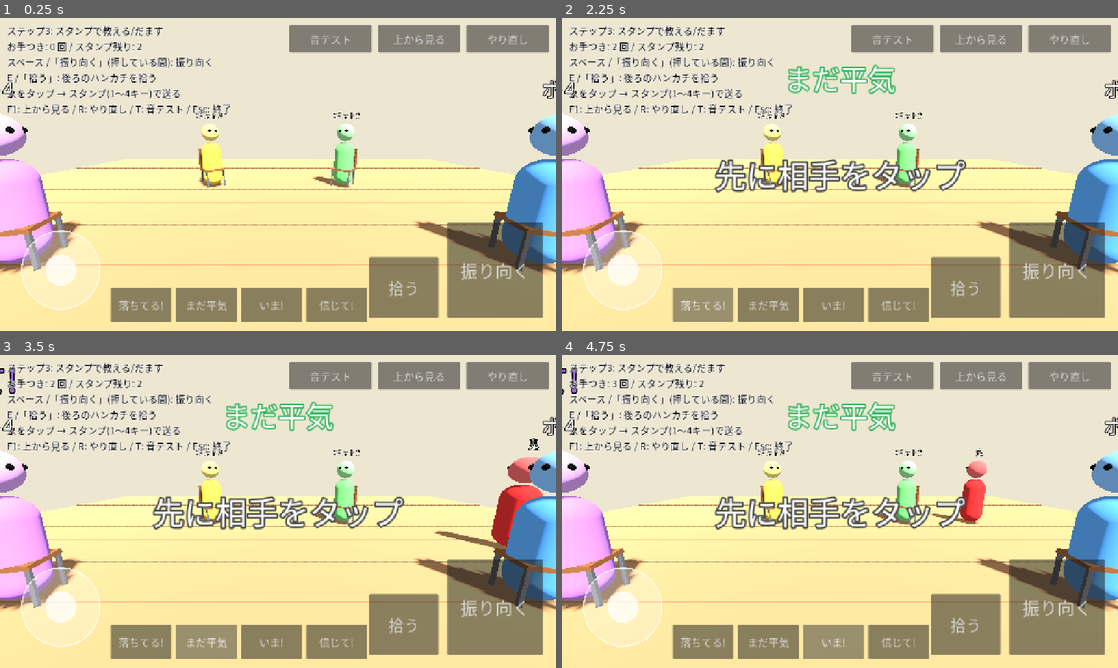
Above: before the commit, frames 1-4 (two rows, left to right).
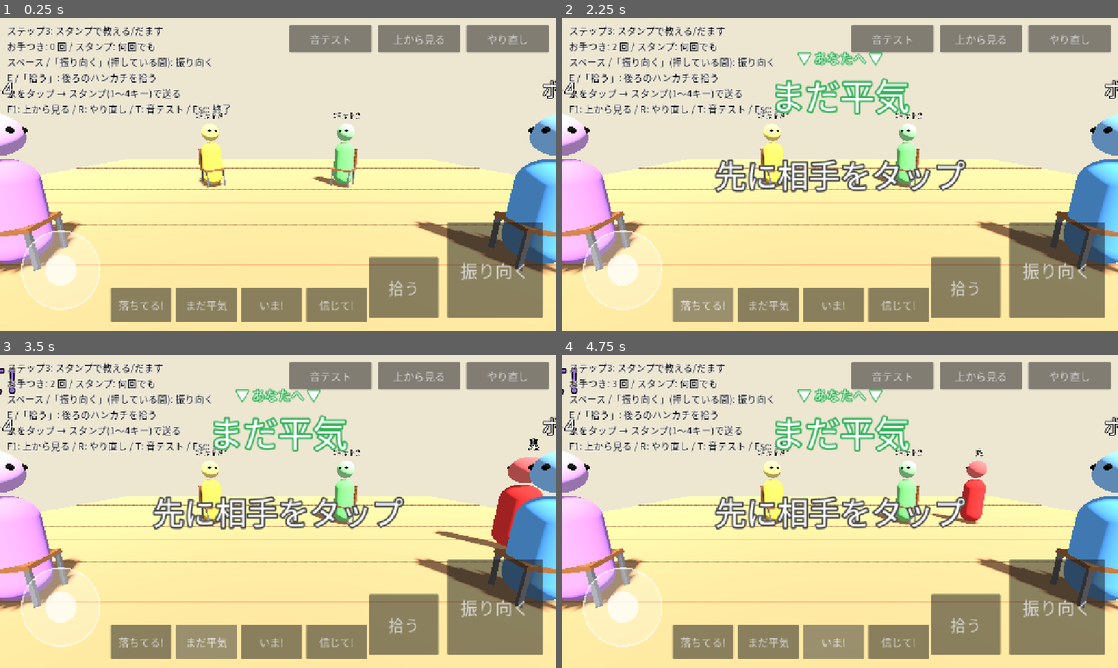
Above: after the commit, the same moments.

Repository: LisaYuumi/ushiro-micha-dame
Game: Godot game, scene res://scenes/main.tscn
Same seed, same stepped clock (60 frames per second), same inputs: the game is played once before the commit and once after it.
Inputs (mouse positions are in pixels of both pictures, inside the frame that each line leads up to):
- Up to frame 1 (0.25 s): no input
- Up to frame 2 (2.25 s): click "振り向く" at 0.5 s; click "拾う" at 1.25 s; click "落ちてる!" at 2 s
- Up to frame 3 (3.5 s): click "まだ平気" at 2.75 s
- Up to frame 4 (4.75 s): move the mouse to (962, 495) at 3.52 s; hold D (move_right) 3.53-4.25 s; hold Space (look_back) 3.53-4.25 s; click (962, 495) at 3.67 s; click "いま!" at 4.25 s

The runs differ from the first frame. In frame 1, 0.1% of the frame differs, in the area x 20-28%, y 7-11%; in frame 2, 2.9%, in the area x 20-63%, y 7-32%; in frame 3, 2.9%; in frame 4, 2.9%.

Commit message:
Unlimited stamps; make stamps sent to you stand out
- STAMPS_PER_ROUND = -1 (unlimited); SPEC.md updated with the change
- Your stamp gets an 'あなたへ' header, a pop animation, a flashing
  colored screen frame, its own sound and a short vibration on phones
- Other people's stamps no longer play a sound
- Fix the HUD stamp label being recreated every frame

Co-Authored-By: Claude Opus 5.5 <noreply@anthropic.com>
Claude-Session: https://claude.ai/code/session_018gGhz8RHTqLMKymXrJnaB4

Diff:
--- a/scripts/bot/bot_brain.gd
+++ b/scripts/bot/bot_brain.gd
@@ -73,7 +73,7 @@
 
 ## ときどき誰かにスタンプを送る。半分は本当、半分は嘘
 func _update_stamp(state: GameState, a: GameState.Actor, delta: float) -> void:
-	if a.stamps_left <= 0:
+	if a.stamps_left == 0:
 		return
 	if not _stamp_left.has(a.id):
 		_stamp_left[a.id] = rng.randf_range(GameConfig.BOT_STAMP_INTERVAL_MIN, GameConfig.BOT_STAMP_INTERVAL_MAX)
--- a/scripts/core/game_config.gd
+++ b/scripts/core/game_config.gd
@@ -78,8 +78,8 @@
 # --- スタンプ ---
 ## 届いたスタンプが表示される時間(秒)。表示中はほかのスタンプは届かない(早い者勝ち)
 const STAMP_SHOW_TIME := 3.0
-## 1人が1ラウンドに送れる数
-const STAMPS_PER_ROUND := 2
+## 1人が1ラウンドに送れる数。-1 = 何回でも送れる
+const STAMPS_PER_ROUND := -1
 ## 誰が送ったかを表示するか(企画書: 試遊で決める)
 const SHOW_STAMP_SENDER := false
 ## ボットが本当のことを言う確率(0〜1)
--- a/scripts/core/game_state.gd
+++ b/scripts/core/game_state.gd
@@ -36,7 +36,7 @@
 	var otetsuki_count: int = 0
 	## 走る向き(追いかけるとき。長さ 0〜1)
 	var move_dir: Vector3 = Vector3.ZERO
-	## このラウンドで送れるスタンプの残り
+	## このラウンドで送れるスタンプの残り(-1 = 何回でも)
 	var stamps_left: int = 0
 
 
@@ -235,12 +235,13 @@
 		return false
 	if phase != Phase.WALKING and phase != Phase.DROPPED:
 		return false
-	if sender.stamps_left <= 0 or not (kind in Stamps.ALL):
+	if sender.stamps_left == 0 or not (kind in Stamps.ALL):
 		return false
 	if active_stamps.has(target_id):
 		events.append({"type": "stamp_blocked", "sender": sender_id, "target": target_id})
 		return false
-	sender.stamps_left -= 1
+	if sender.stamps_left > 0:
+		sender.stamps_left -= 1
 	# 本当のことを言ったか(あとで点数に使う)。「信じて!」は「見ろ」の意味として扱う
 	var truthful := Stamps.says_look(kind) == has_handkerchief_behind(target)
 	active_stamps[target_id] = {
--- a/scripts/main.gd
+++ b/scripts/main.gd
@@ -81,7 +81,7 @@
 	if _stamp_target < 0:
 		hud.show_message("先に相手をタップ", Color(0.3, 0.3, 0.3), 1.0)
 		return
-	if state.get_local_player().stamps_left <= 0:
+	if state.get_local_player().stamps_left == 0:
 		hud.show_message("スタンプは使い切った", Color(0.3, 0.3, 0.3), 1.0)
 		return
 	state.send_stamp(state.local_player_id, _stamp_target, kind)
@@ -96,6 +96,9 @@
 				if GameConfig.SHOW_STAMP_SENDER:
 					text += " (%s)" % _name(e["sender"])
 				hud.show_stamp(text, WorldView.STAMP_COLORS[e["kind"]])
+				view.play_stamp_sound(e["kind"])
+				# 対応しているスマホ(主に Android)では短く震える
+				Input.vibrate_handheld(150)
 		"stamp_end":
 			if e["target"] == me:
 				hud.show_stamp("", Color.WHITE)
@@ -155,7 +158,8 @@
 func _update_help() -> void:
 	var lines := PackedStringArray(["ステップ3: スタンプで教える/だます"])
 	var me := state.get_local_player()
-	lines.append("お手つき: %d 回 / スタンプ残り: %d" % [me.otetsuki_count, me.stamps_left])
+	var left := "何回でも" if me.stamps_left < 0 else "残り %d" % me.stamps_left
+	lines.append("お手つき: %d 回 / スタンプ: %s" % [me.otetsuki_count, left])
 	if _stamp_target >= 0:
 		lines.append("スタンプを送る相手: %s" % _name(_stamp_target))
 	if view.is_top_camera():
--- a/scripts/view/hud.gd
+++ b/scripts/view/hud.gd
@@ -1,12 +1,20 @@
 class_name Hud
 extends CanvasLayer
 ## 画面の文字表示だけを担当する。
+
+## 自分に届いたスタンプのまわりに出す枠の太さ
+const FRAME_WIDTH := 18.0
 
 var _help: Label
 var _message: Label
 var _message_left := 0.0
 ## 自分に届いたスタンプ(画面の上に大きく)
+var _stamp_box: VBoxContainer
+var _stamp_header: Label
 var _stamp: Label
+## 自分に届いたスタンプの間、画面のふちを光らせる枠
+var _frame: Array[ColorRect] = []
+var _stamp_tween: Tween
 
 
 func _ready() -> void:
@@ -23,14 +31,7 @@
 	_message.add_theme_constant_override("outline_size", 16)
 	_message.visible = false
 
-	_stamp = _make_label(64, Color.WHITE)
-	add_child(_stamp)
-	_stamp.set_anchors_and_offsets_preset(Control.PRESET_CENTER_TOP)
-	_stamp.offset_top = 90
-	_stamp.horizontal_alignment = HORIZONTAL_ALIGNMENT_CENTER
-	_stamp.grow_horizontal = Control.GROW_DIRECTION_BOTH
-	_stamp.add_theme_constant_override("outline_size", 14)
-	_stamp.visible = false
+	_build_stamp_display()
 
 
 func _process(delta: float) -> void:
@@ -38,15 +39,6 @@
 		_message_left -= delta
 		if _message_left <= 0.0:
 			_message.visible = false
-
-	_stamp = _make_label(64, Color.WHITE)
-	add_child(_stamp)
-	_stamp.set_anchors_and_offsets_preset(Control.PRESET_CENTER_TOP)
-	_stamp.offset_top = 90
-	_stamp.horizontal_alignment = HORIZONTAL_ALIGNMENT_CENTER
-	_stamp.grow_horizontal = Control.GROW_DIRECTION_BOTH
-	_stamp.add_theme_constant_override("outline_size", 14)
-	_stamp.visible = false
 
 
 func set_help(text: String) -> void:
@@ -61,25 +53,91 @@
 	_message_left = seconds if seconds > 0.0 else INF
 
 
-## 自分に届いたスタンプを出す(空文字で消す)
-func show_stamp(text: String, outline: Color) -> void:
-	_stamp.visible = text != ""
-	_stamp.text = text
-	_stamp.add_theme_color_override("font_outline_color", outline)
+func hide_message() -> void:
+	_message.visible = false
+	_message_left = 0.0
 
 
-func hide_message() -> void:
-	_message.visible = false
+## 自分に届いたスタンプを出す(空文字で消す)。
+## 「あなたへ」の見出し+ポンと飛び出す動き+画面のふちが光る、で他人宛てと区別する
+func show_stamp(text: String, color: Color) -> void:
+	if _stamp_tween:
+		_stamp_tween.kill()
+		_stamp_tween = null
+	if text == "":
+		_stamp_box.visible = false
+		for r in _frame:
+			r.visible = false
+		return
 
-	_stamp = _make_label(64, Color.WHITE)
-	add_child(_stamp)
-	_stamp.set_anchors_and_offsets_preset(Control.PRESET_CENTER_TOP)
-	_stamp.offset_top = 90
+	_stamp.text = text
+	_stamp.add_theme_color_override("font_outline_color", color)
+	_stamp_header.add_theme_color_override("font_outline_color", color)
+	_stamp_box.visible = true
+	for r in _frame:
+		r.color = color
+		r.visible = true
+
+	# ポンと大きくなってから元の大きさへ。枠は点滅させる
+	_stamp_box.pivot_offset = _stamp_box.size / 2.0
+	_stamp_box.scale = Vector2(0.3, 0.3)
+	_stamp_tween = create_tween()
+	_stamp_tween.tween_property(_stamp_box, "scale", Vector2(1.15, 1.15), 0.12)
+	_stamp_tween.tween_property(_stamp_box, "scale", Vector2.ONE, 0.1)
+	for i in 3:
+		_stamp_tween.tween_callback(_set_frame_alpha.bind(0.25))
+		_stamp_tween.tween_interval(0.15)
+		_stamp_tween.tween_callback(_set_frame_alpha.bind(0.9))
+		_stamp_tween.tween_interval(0.15)
+
+
+func _set_frame_alpha(a: float) -> void:
+	for r in _frame:
+		r.modulate.a = a
+
+
+func _build_stamp_display() -> void:
+	# 画面のふちの枠(上下左右の4本)
+	for side in 4:
+		var r := ColorRect.new()
+		r.mouse_filter = Control.MOUSE_FILTER_IGNORE
+		r.visible = false
+		add_child(r)
+		match side:
+			0: # 上
+				r.set_anchors_preset(Control.PRESET_TOP_WIDE)
+				r.offset_bottom = FRAME_WIDTH
+			1: # 下
+				r.set_anchors_preset(Control.PRESET_BOTTOM_WIDE)
+				r.offset_top = -FRAME_WIDTH
+			2: # 左
+				r.set_anchors_preset(Control.PRESET_LEFT_WIDE)
+				r.offset_right = FRAME_WIDTH
+			3: # 右
+				r.set_anchors_preset(Control.PRESET_RIGHT_WIDE)
+				r.offset_left = -FRAME_WIDTH
+		_frame.append(r)
+
+	_stamp_box = VBoxContainer.new()
+	_stamp_box.mouse_filter = Control.MOUSE_FILTER_IGNORE
+	_stamp_box.alignment = BoxContainer.ALIGNMENT_CENTER
+	add_child(_stamp_box)
+	_stamp_box.set_anchors_and_offsets_preset(Control.PRESET_CENTER_TOP)
+	_stamp_box.offset_left = -400
+	_stamp_box.offset_right = 400
+	_stamp_box.offset_top = 70
+	_stamp_box.visible = false
+
+	_stamp_header = _make_label(30, Color.WHITE)
+	_stamp_header.text = "▼ あなたへ ▼"
+	_stamp_header.horizontal_alignment = HORIZONTAL_ALIGNMENT_CENTER
+	_stamp_header.add_theme_constant_override("outline_size", 10)
+	_stamp_box.add_child(_stamp_header)
+
+	_stamp = _make_label(80, Color.WHITE)
 	_stamp.horizontal_alignment = HORIZONTAL_ALIGNMENT_CENTER
-	_stamp.grow_horizontal = Control.GROW_DIRECTION_BOTH
-	_stamp.add_theme_constant_override("outline_size", 14)
-	_stamp.visible = false
-	_message_left = 0.0
+	_stamp.add_theme_constant_override("outline_size", 16)
+	_stamp_box.add_child(_stamp)
 
 
 func _make_label(size: int, color: Color) -> Label:
--- a/scripts/view/world_view.gd
+++ b/scripts/view/world_view.gd
@@ -88,9 +88,7 @@
 			_drop_player.position = e["pos"]
 			_drop_player.pitch_scale = randf_range(0.9, 1.1)
 			_drop_player.play()
-		"stamp":
-			_stamp_player.stream = Sfx.stamp(e["kind"])
-			_stamp_player.play()
+
 
 
 func _update_footsteps(state: GameState) -> void:
@@ -300,6 +298,12 @@
 	_beep_player.stream = Sfx.beep()
 	_beep_player.playback_type = AudioServer.PLAYBACK_TYPE_STREAM
 	add_child(_beep_player)
+
+
+## 自分に届いたスタンプの音(ほかの人あてのスタンプでは鳴らさない)
+func play_stamp_sound(kind: String) -> void:
+	_stamp_player.stream = Sfx.stamp(kind)
+	_stamp_player.play()
 
 
 ## スタンプを送る相手の目印を出す(-1 で消す)
--- a/tests/smoke_test.gd
+++ b/tests/smoke_test.gd
@@ -297,10 +297,8 @@
 	s.start_round(41)
 	_check(s.send_stamp(1, 2, Stamps.SAFE), "座っている人どうしでスタンプが届く")
 	_check(_has(s.take_events(), "stamp"), "届いたお知らせが出る")
-	_check(s.get_actor(1).stamps_left == GameConfig.STAMPS_PER_ROUND - 1, "送ると残りが減る")
 	_check(not s.send_stamp(3, 2, Stamps.DROPPED), "表示中の人には届かない(早い者勝ち)")
 	_check(_has(s.take_events(), "stamp_blocked"), "届かなかったお知らせが出る")
-	_check(s.get_actor(3).stamps_left == GameConfig.STAMPS_PER_ROUND, "届かなかったら回数は減らない")
 	_check(not s.send_stamp(1, 1, Stamps.SAFE), "自分には送れない")
 	_check(not s.send_stamp(s.oni_id, 2, Stamps.SAFE), "鬼は送れない")
 	_check(not s.send_stamp(1, 3, "unknown"), "知らない種類は送れない")
@@ -310,9 +308,8 @@
 	_check(not s.active_stamps.has(2), "消えたら表示中ではない")
 	_check(s.send_stamp(3, 2, Stamps.DROPPED), "消えたあとはまた届く")
 	_check(s.send_stamp(1, 4, Stamps.NOW), "2つ目も送れる")
-	_check(not s.send_stamp(1, 0, Stamps.NOW), "1ラウンド2回まで")
-	s.start_round(41)
-	_check(s.get_actor(1).stamps_left == GameConfig.STAMPS_PER_ROUND, "次のラウンドで回数が戻る")
+	_check(s.send_stamp(1, 0, Stamps.NOW), "3つ目も送れる(何回でも送れる)")
+	_check(s.get_actor(1).stamps_left == GameConfig.STAMPS_PER_ROUND, "何回でもの設定なら残りは減らない")
 
 
 func _test_stamp_truthfulness() -> void:
@@ -351,7 +348,7 @@
 			if s.phase == GameState.Phase.RESULT:
 				break
 		for a in s.actors:
-			_check(a.stamps_left >= 0, "スタンプの残りがマイナスにならない")
+			_check(a.stamps_left == GameConfig.STAMPS_PER_ROUND or a.stamps_left >= 0, "スタンプの残りの数がおかしくならない")
 	_check(sent > 0, "ボットがスタンプを送る")
 	_check(otetsuki_after_stamp > 0, "ボットがスタンプを信じて振り向き、お手つきすることがある")
 	print("bot stamps sent: %d, otetsuki: %d" % [sent, otetsuki_after_stamp])
Not shown, changed: SPEC.md
